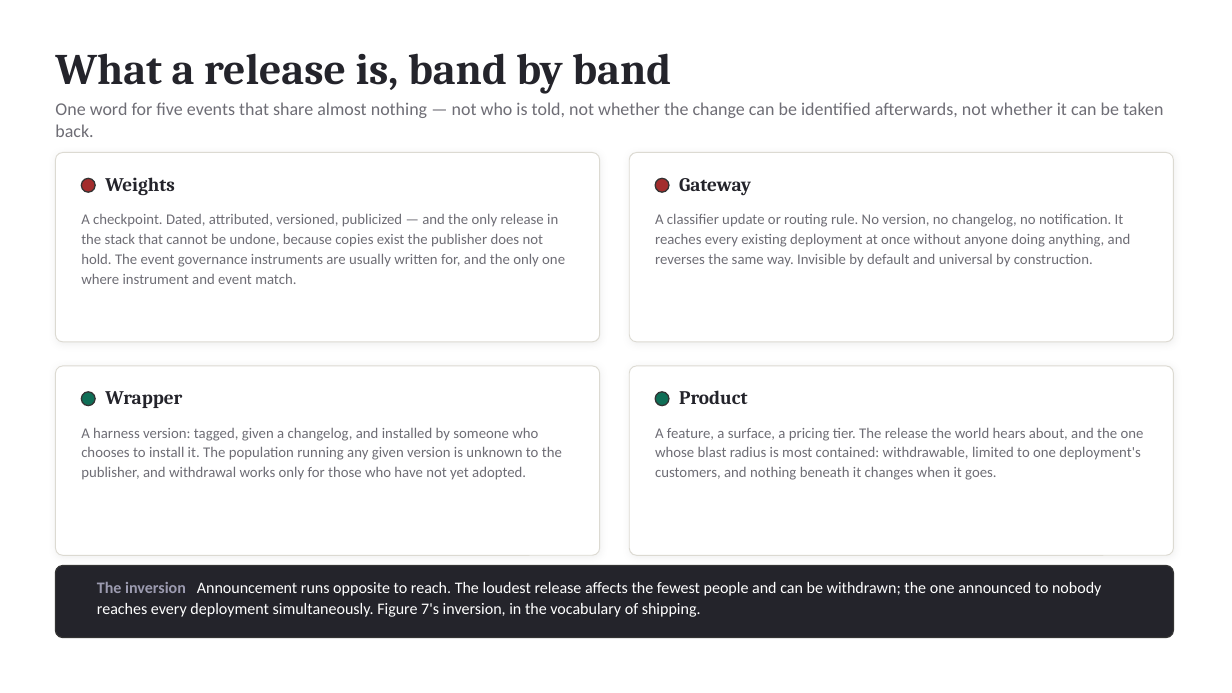
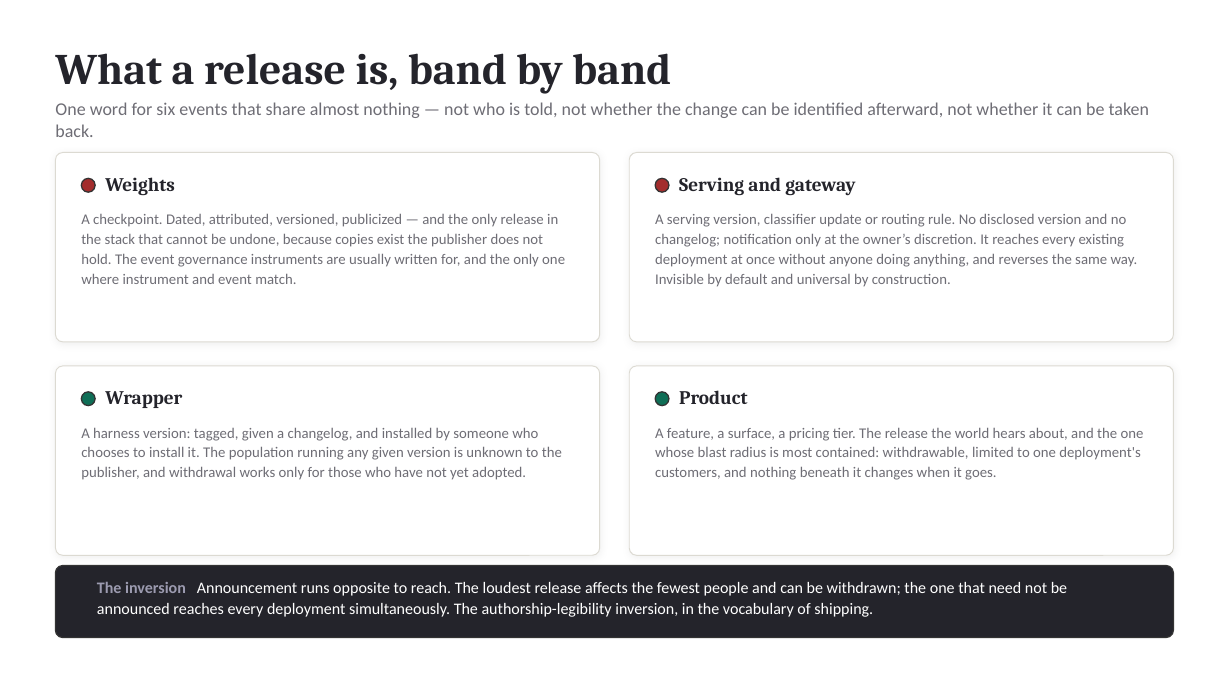
Before and after one commit to djc2002us/where-control-lives, a slide deck: slide 23 of where-control-lives-deck.pptx (slide 22 before the commit). Drawn at 1232x693 pixels with LibreOffice and Linux fonts; fonts in the diff are those of the drawing. Boxes give left, top, right and bottom in pixels: in the first picture for what was removed or moved away, otherwise in the second. Text is boxed around its words. In the diff, an @@ line names an element or a change of style, - is before the commit and + after.

Commit message:
V2 release on 16 Oct 2026

```diff
--- a/where-control-lives-deck.pptx
+++ b/where-control-lives-deck.pptx
@@ text at bbox=[55, 102, 1149, 137]: text changed @@
-One word for five events that share almost nothing — not who is told, not whether the change can be identified afterwards, not whether it can be taken back.
+One word for six events that share almost nothing — not who is told, not whether the change can be identified afterward, not whether it can be taken back.
@@ text at bbox=[679, 177, 855, 196]: text changed @@
-Gateway
+Serving and gateway
@@ text at bbox=[655, 214, 1138, 287]: text changed @@
-A classifier update or routing rule. No version, no changelog, no notification. It reaches every existing deployment at once without anyone doing anything, and reverses the same way. Invisible by default and universal by construction.
+A serving version, classifier update or routing rule. No disclosed version and no changelog; notification only at the owner’s discretion. It reaches every existing deployment at once without anyone doing anything, and reverses the same way. Invisible by default and universal by construction.
@@ text at bbox=[97, 582, 1067, 617]: text changed @@
-The inversion Announcement runs opposite to reach. The loudest release affects the fewest people and can be withdrawn; the one announced to nobody reaches every deployment simultaneously. Figure 7's inversion, in the vocabulary of shipping.
+The inversion Announcement runs opposite to reach. The loudest release affects the fewest people and can be withdrawn; the one that need not be announced reaches every deployment simultaneously. The authorship-legibility inversion, in the vocabulary of shipping.
```
Also in this commit, not shown: 37 other slides changed, 1 slide added, 4 other files.
